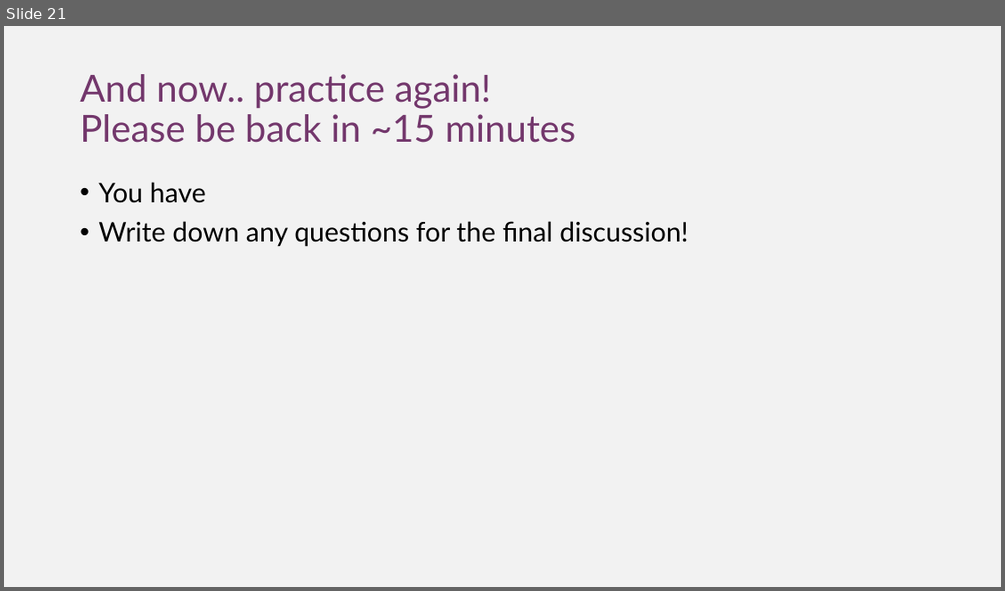
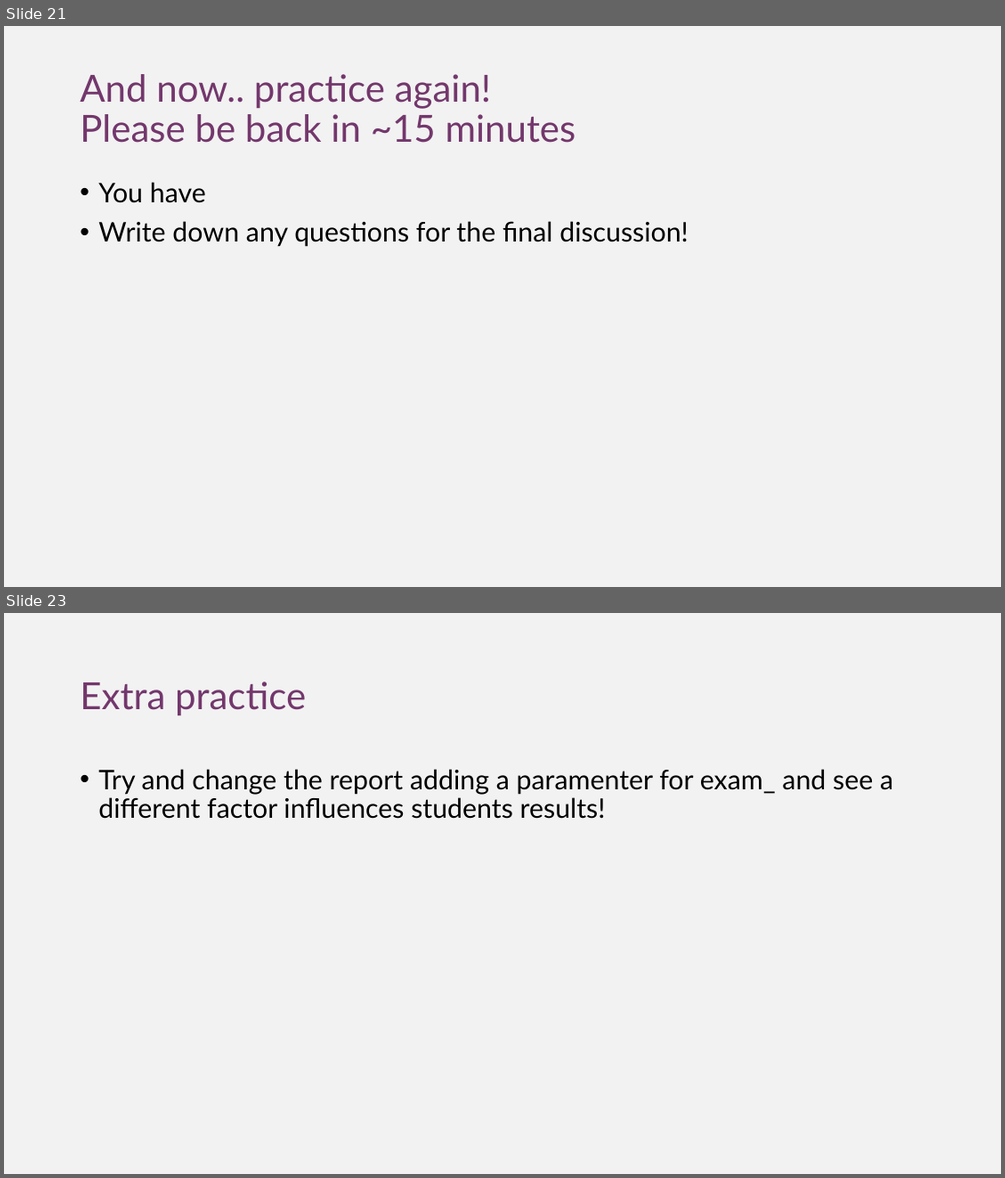
Before and after one commit to DGfS-PhD-2021/R-markdown-course, a slide deck: rmarkdown_pres.pptx. Shown one above the other, each under a label of ours: slide 21 before the commit, slides 21 and 23 after it; the slides between them are not shown. The pictures are 1005x591 and 1005x1178 pixels, drawn with LibreOffice and Linux fonts; fonts in the diff are those of the drawing. Boxes give left, top, right and bottom in pixels: in the first picture for what was removed or moved away, otherwise in the second. Text is boxed around its words. In the diff, an @@ line names an element or a change of style, - is before the commit and + after.

```diff
--- a/rmarkdown_pres.pptx
+++ b/rmarkdown_pres.pptx
@@ slide 23 added at (x1=4, y1=613, x2=1001, y2=1174), background #F2F2F2 @@
@@ title added at (x1=80, y1=682, x2=306, y2=715), 36 pt, text #73376C @@
+Extra practice
@@ text added at (x1=98, y1=769, x2=893, y2=819), 26 pt, text #000000 @@
+• Try and change the report adding a paramenter for exam_ and see a different factor influences students results!
```
Also in this commit, not shown: 1 other slide added, 1 slide removed, 2 other files.
